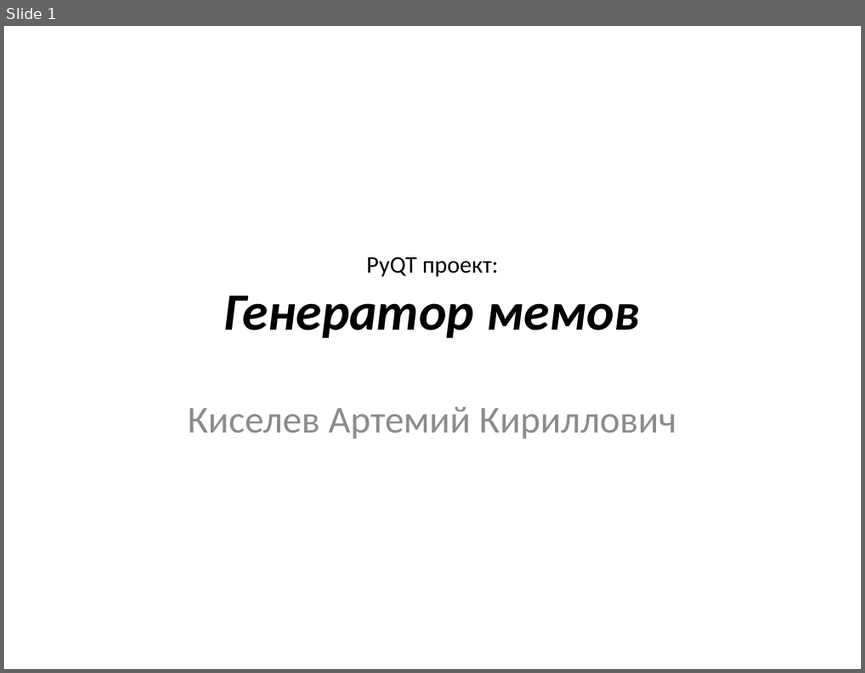
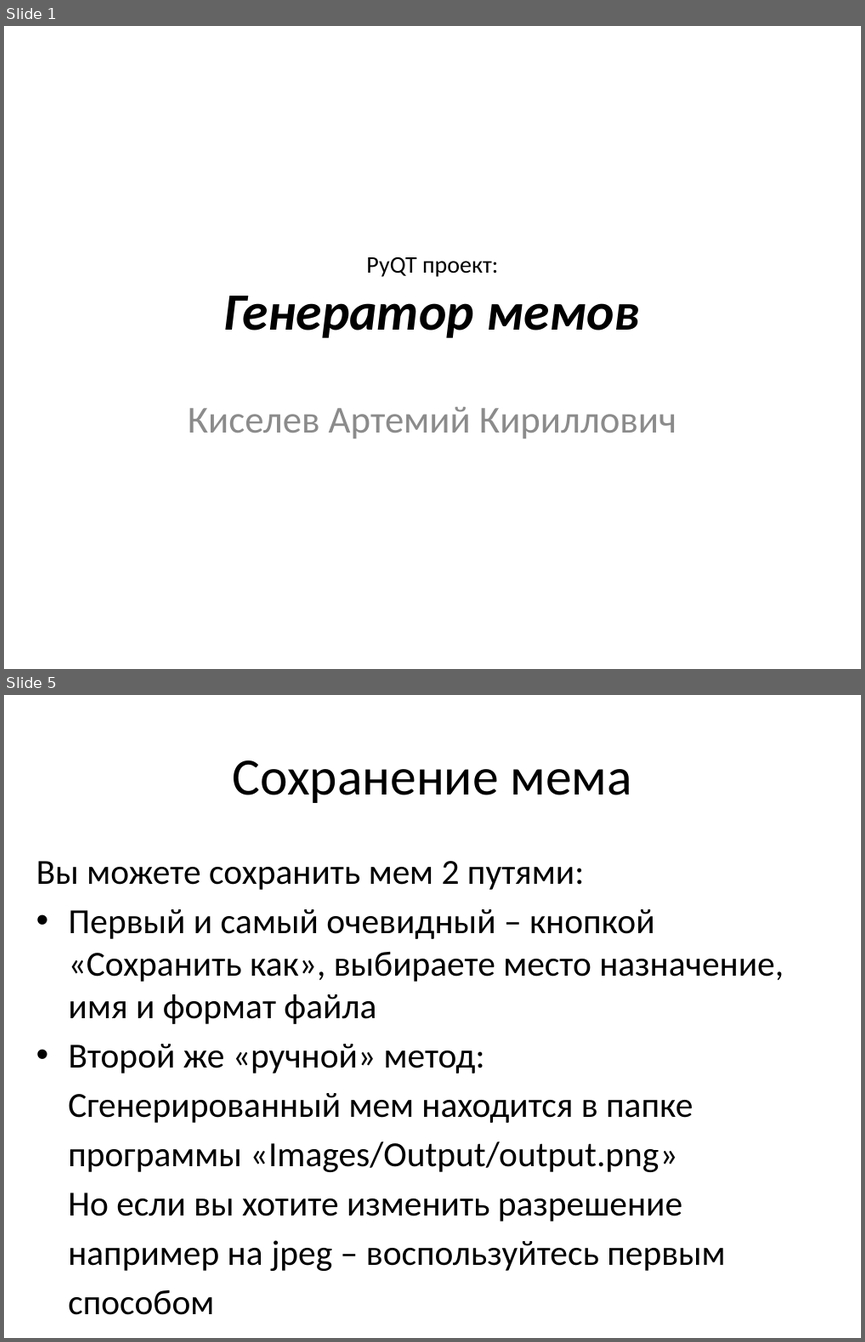
Before and after one commit to nelttjen/PyQT_project, a slide deck: PyQT_present.pptx. Shown one above the other, each under a label of ours: slide 1 before the commit, slides 1 and 5 after it; the slides between them are not shown. The pictures are 865x673 and 865x1342 pixels, drawn with LibreOffice and Linux fonts; fonts in the diff are those of the drawing. Boxes give left, top, right and bottom in pixels: in the first picture for what was removed or moved away, otherwise in the second. Text is boxed around its words. In the diff, an @@ line names an element or a change of style, - is before the commit and + after.

```diff
--- a/PyQT_present.pptx
+++ b/PyQT_present.pptx
@@ slide 5 added at (4, 695, 861, 1338), background #FFFFFF @@
@@ title added at (232, 760, 632, 803), 44 pt, text #000000 @@
+Сохранение мема
@@ text added at (36, 861, 783, 1315), 29.6 pt, text #000000 @@
+Вы можете сохранить мем 2 путями:
+• Первый и самый очевидный – кнопкой «Сохранить как», выбираете место назначение, имя и формат файла
+• Второй же «ручной» метод:
+Сгенерированный мем находится в папке
+программы «Images/Output/output.png»
+Но если вы хотите изменить разрешение
+например на jpeg – воспользуйтесь первым
+способом
```
Also in this commit, not shown: 4 other slides added, 45 other files.
